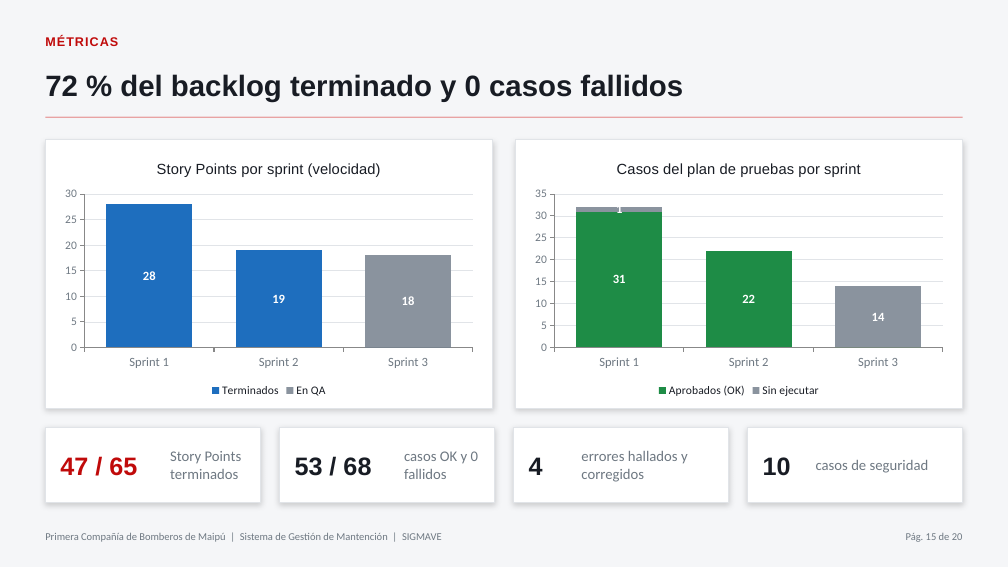
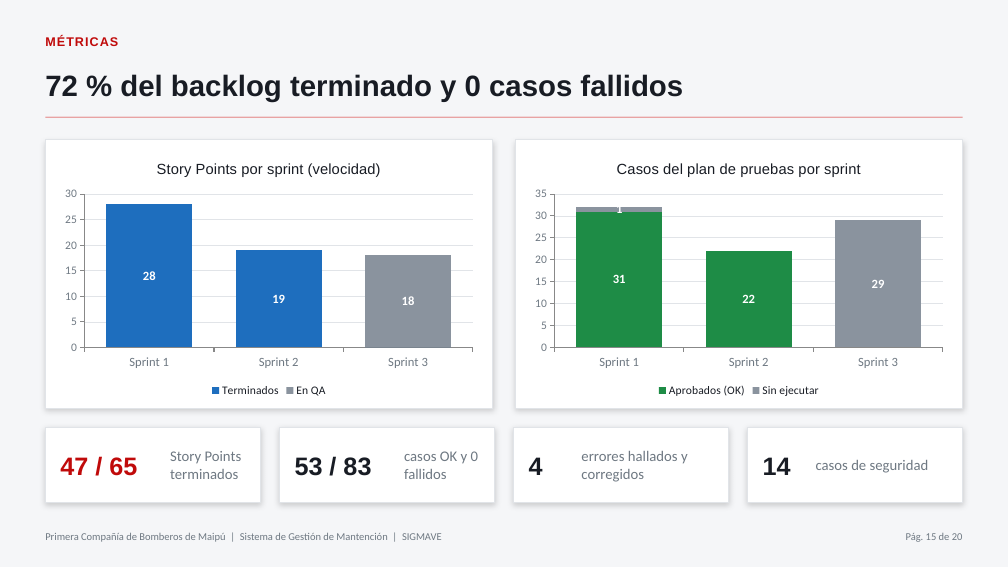
Before and after one commit to fonchoo/proyecto-capstone, a slide deck: slide 15 of Fase 2/Evidencias/Evidencia Grupal/presentacion_evaluacion_fase2_SIGMAVE.pptx. Drawn at 1008x567 pixels with LibreOffice and Linux fonts; fonts in the diff are those of the drawing. Boxes give left, top, right and bottom in pixels: in the first picture for what was removed or moved away, otherwise in the second. Text is boxed around its words. In the diff, an @@ line names an element or a change of style, - is before the commit and + after.

```diff
--- a/Fase 2/Evidencias/Evidencia Grupal/presentacion_evaluacion_fase2_SIGMAVE.pptx
+++ b/Fase 2/Evidencias/Evidencia Grupal/presentacion_evaluacion_fase2_SIGMAVE.pptx
@@ column stacked chart at (527,147,952,401) @@
@@ Aprobados (OK), Sprint 3: 0 to - @@
@@ Sin ejecutar, Sprint 2: 0 to - @@
@@ Sin ejecutar, Sprint 3: 14 to 29 @@
@@ text at (295,457,371,476): text changed @@
-53 / 68
+53 / 83
@@ text at (763,457,791,475): text changed @@
-10
+14
```
Also in this commit, not shown: 5 other slides changed.
